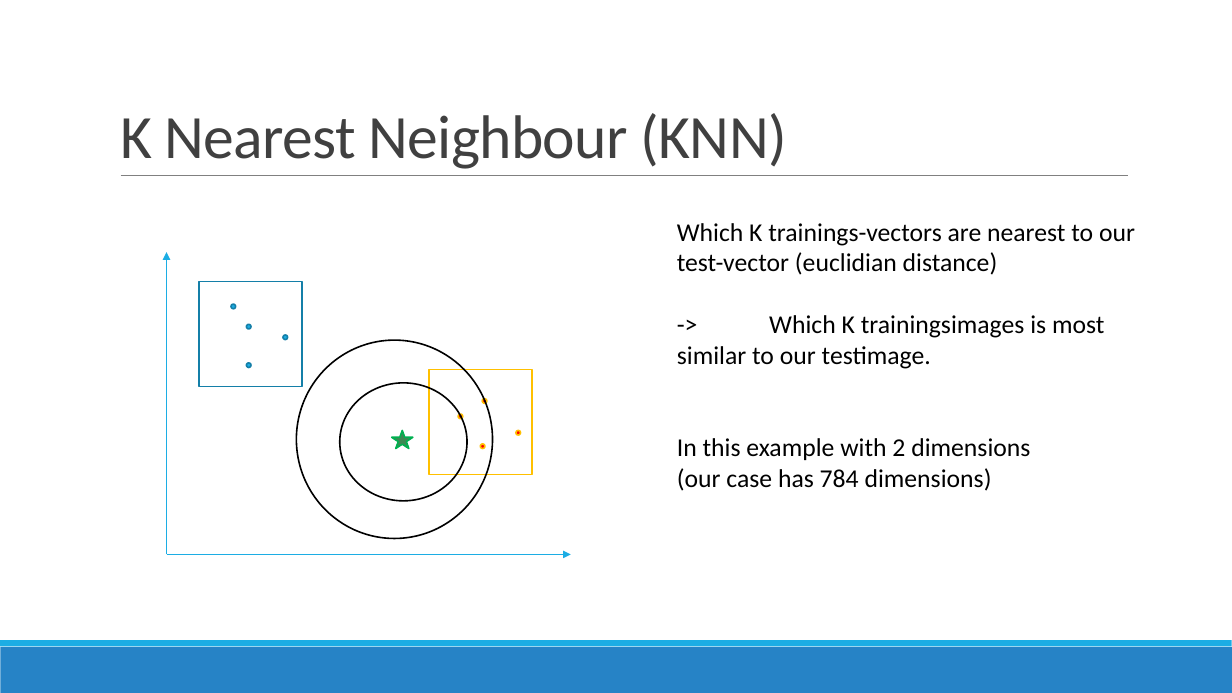
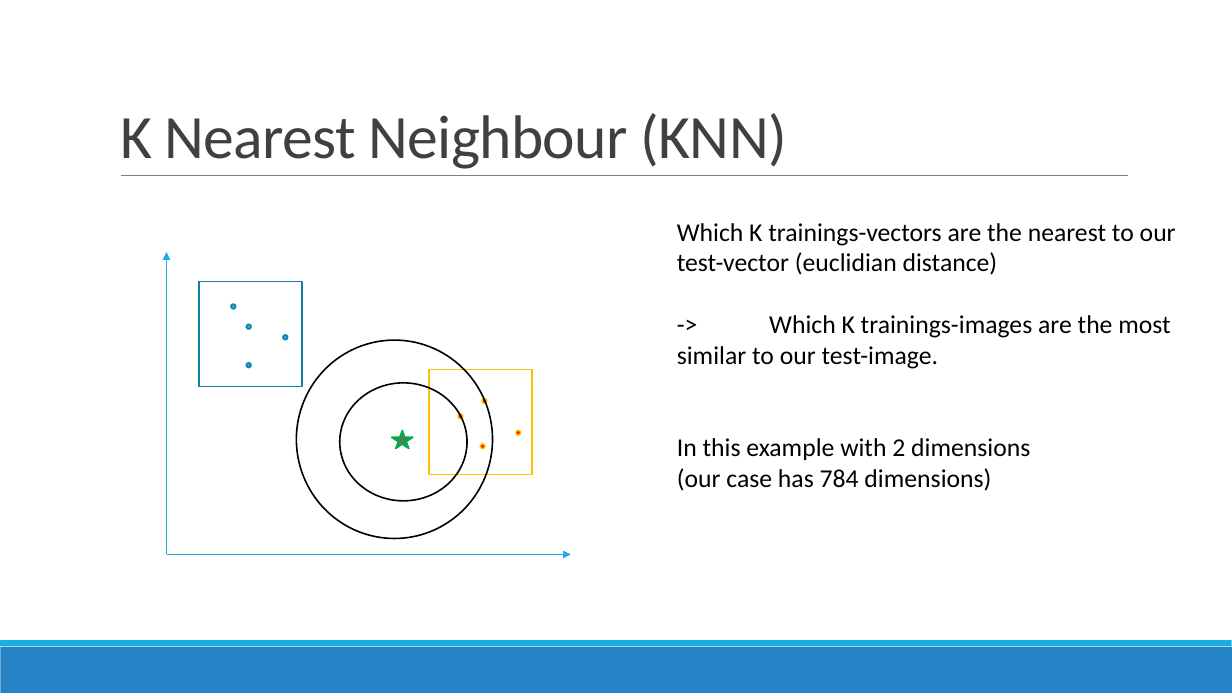
Before and after one commit to datascience-mobi/project-03-group-01, a slide deck: slide 4 of Vortrag1.pptx. Drawn at 1232x693 pixels with LibreOffice and Linux fonts; fonts in the diff are those of the drawing. Boxes give left, top, right and bottom in pixels: in the first picture for what was removed or moved away, otherwise in the second. Text is boxed around its words. In the diff, an @@ line names an element or a change of style, - is before the commit and + after.

```diff
--- a/Vortrag1.pptx
+++ b/Vortrag1.pptx
@@ text at (677, 223, 1176, 369): text changed @@
-Which K trainings-vectors are nearest to our test-vector (euclidian distance)
--> Which K trainingsimages is most similar to our testimage.
+Which K trainings-vectors are the nearest to our test-vector (euclidian distance)
+-> Which K trainings-images are the most similar to our test-image.
```
Also in this commit, not shown: 2 other slides changed, 3 slides added, 3 slides removed.
